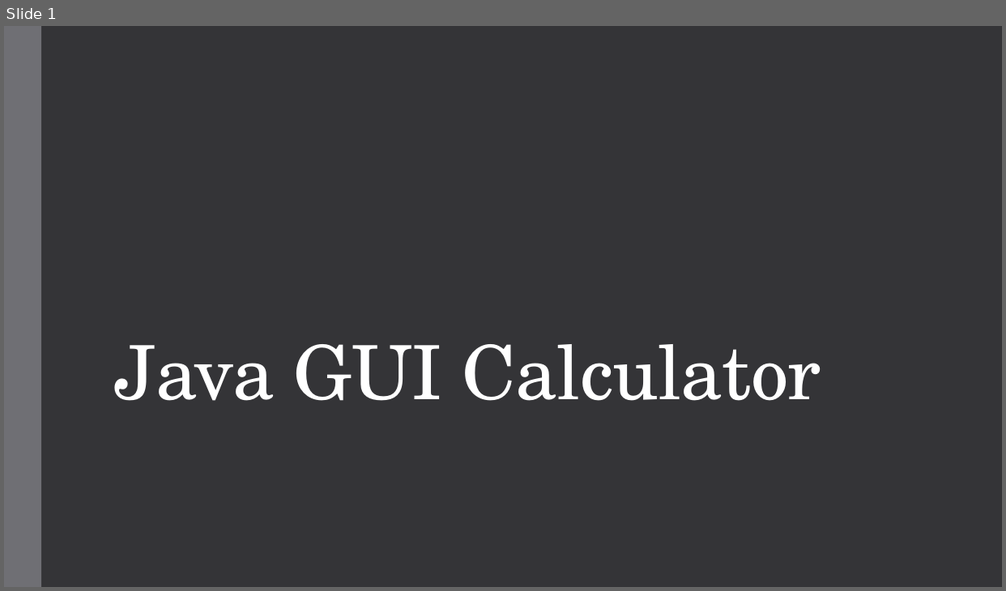
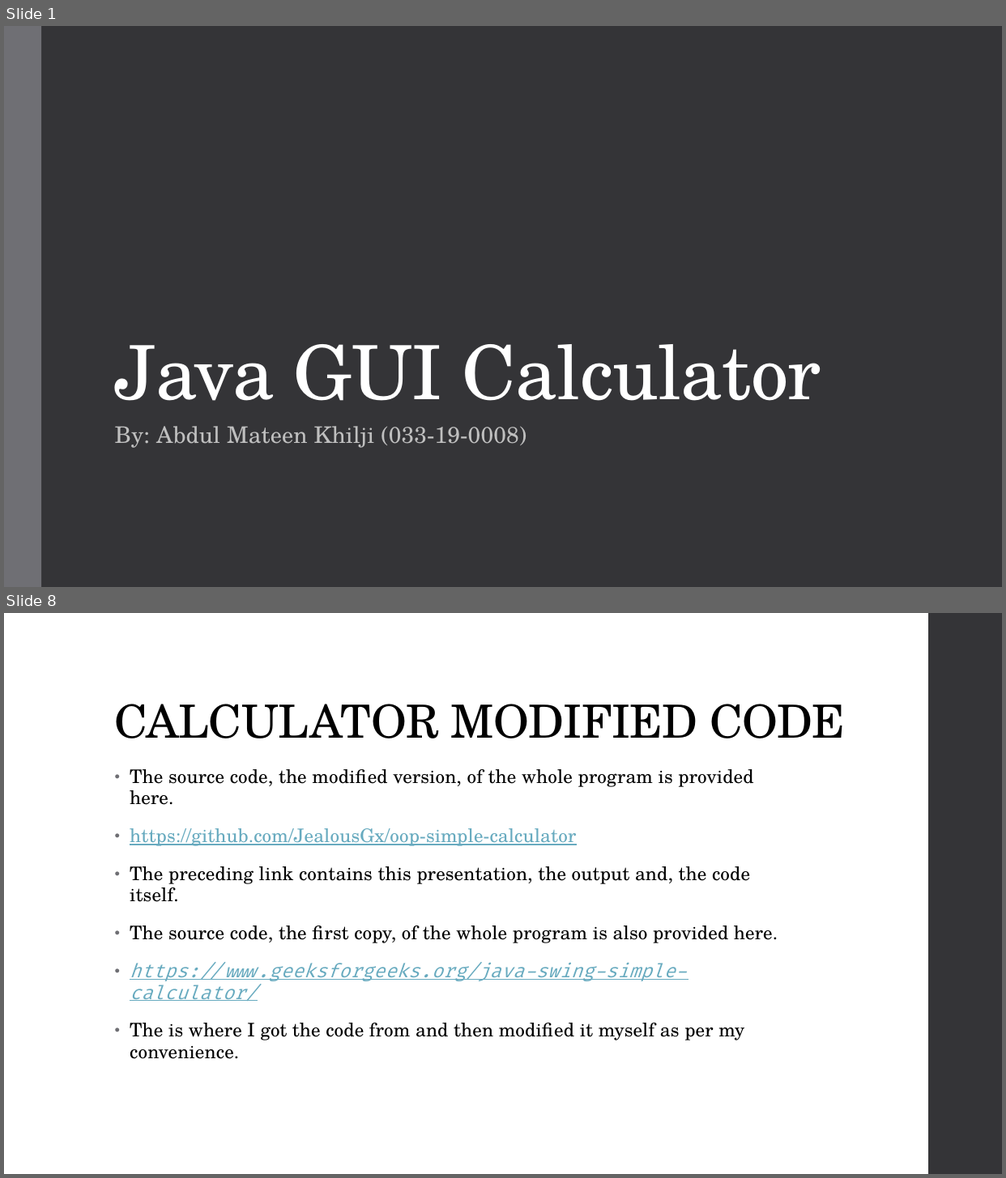
Before and after one commit to JealousGx/oop-simple-calculator, a slide deck: Calculator.pptx. Shown one above the other, each under a label of ours: slide 1 before the commit, slides 1 and 8 after it; the slides between them are not shown. The pictures are 1006x591 and 1006x1178 pixels, drawn with LibreOffice and Linux fonts; fonts in the diff are those of the drawing. Boxes give left, top, right and bottom in pixels: in the first picture for what was removed or moved away, otherwise in the second. Text is boxed around its words. In the diff, an @@ line names an element or a change of style, - is before the commit and + after.

```diff
--- a/Calculator.pptx
+++ b/Calculator.pptx
@@ slide 8 added at <box>4,613,1002,1174</box>, background #FFFFFF @@
@@ rectangle added at <box>928,613,1002,1174</box>, fill #353537 @@
@@ title added at <box>115,704,845,739</box>, 44 pt, text #000000 @@
+CALCULATOR MODIFIED CODE
@@ text added at <box>130,769,778,1059</box>, 18 pt, text #000000 @@
+• The source code, the modified version, of the whole program is provided here.
+• https://github.com/JealousGx/oop-simple-calculator
+• The preceding link contains this presentation, the output and, the code itself.
+• The source code, the first copy, of the whole program is also provided here.
+• https://www.geeksforgeeks.org/java-swing-simple-calculator/
+• The is where I got the code from and then modified it myself as per my convenience.
@@ slide 1 changed as well @@
@@ subtitle added at <box>115,426,526,448</box>, 22 pt, text #BFBFBF @@
+By: Abdul Mateen Khilji (033-19-0008)
```
Also in this commit, not shown: 6 other slides added, 1 slide removed, 1 other file.
